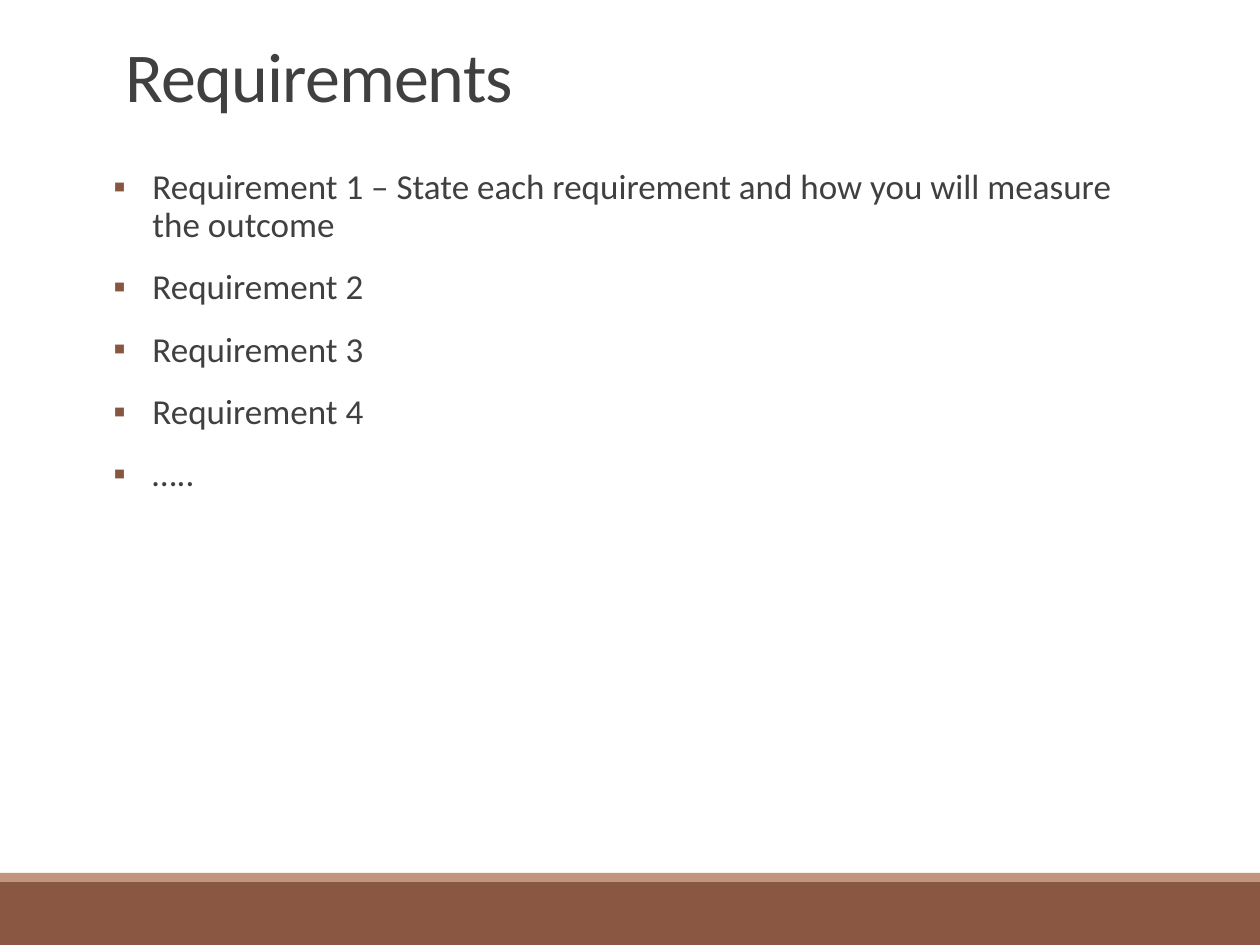
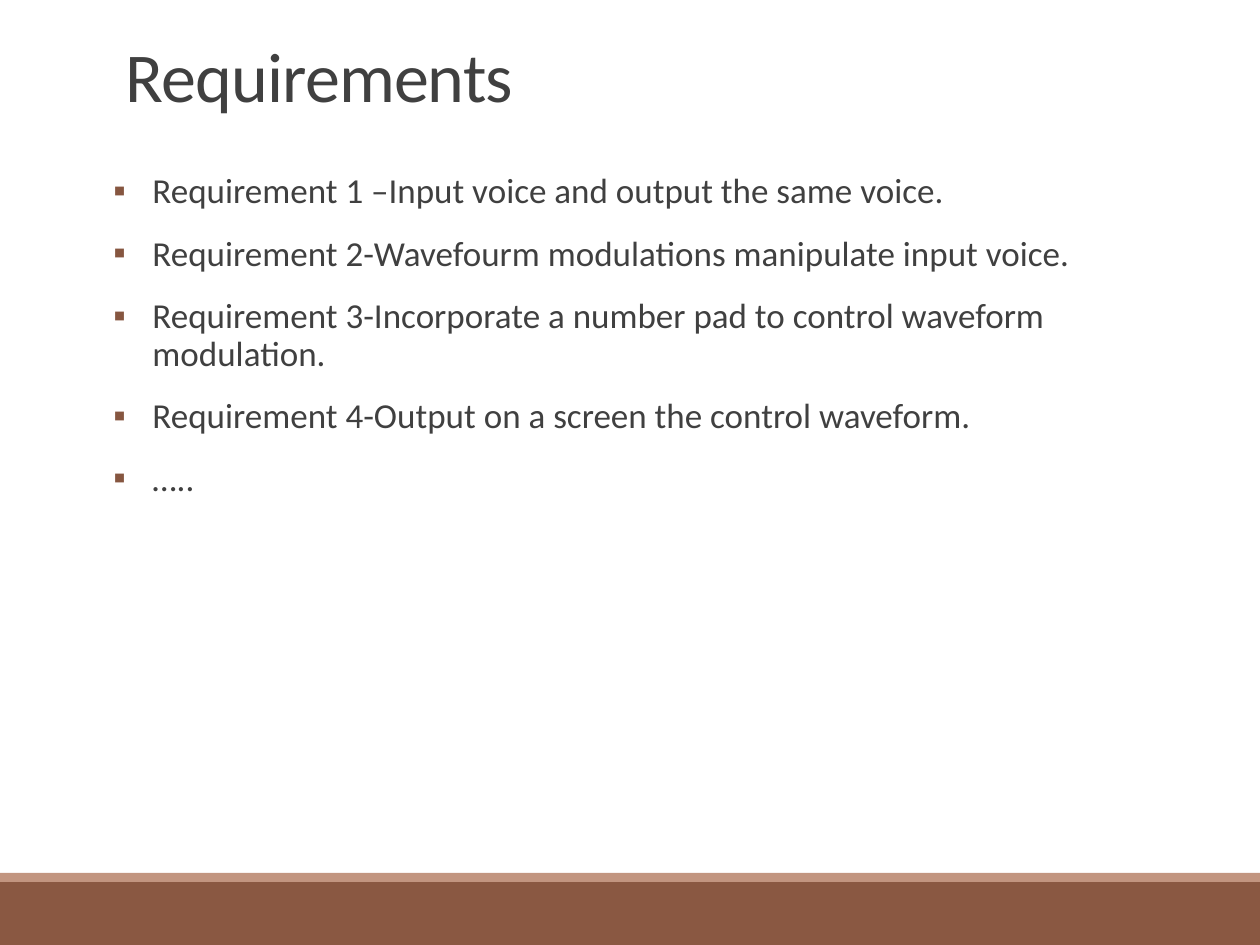
Before and after one commit to lvoytek/VoiceModulator, a slide deck: slide 5 of Proposal/FinalProposal.pptx. Drawn at 1260x945 pixels with LibreOffice and Linux fonts; fonts in the diff are those of the drawing. Boxes give left, top, right and bottom in pixels: in the first picture for what was removed or moved away, otherwise in the second. Text is boxed around its words. In the diff, an @@ line names an element or a change of style, - is before the commit and + after.

```diff
--- a/Proposal/FinalProposal.pptx
+++ b/Proposal/FinalProposal.pptx
@@ text at (x1=152, y1=178, x2=1069, y2=434): text changed @@
-▪ Requirement 1 – State each requirement and how you will measure the outcome
-▪ Requirement 2
-▪ Requirement 3
-▪ Requirement 4
+▪ Requirement 1 –Input voice and output the same voice.
+▪ Requirement 2-Wavefourm modulations manipulate input voice.
+▪ Requirement 3-Incorporate a number pad to control waveform modulation.
+▪ Requirement 4-Output on a screen the control waveform.
```
Also in this commit, not shown: 1 other slide changed.
